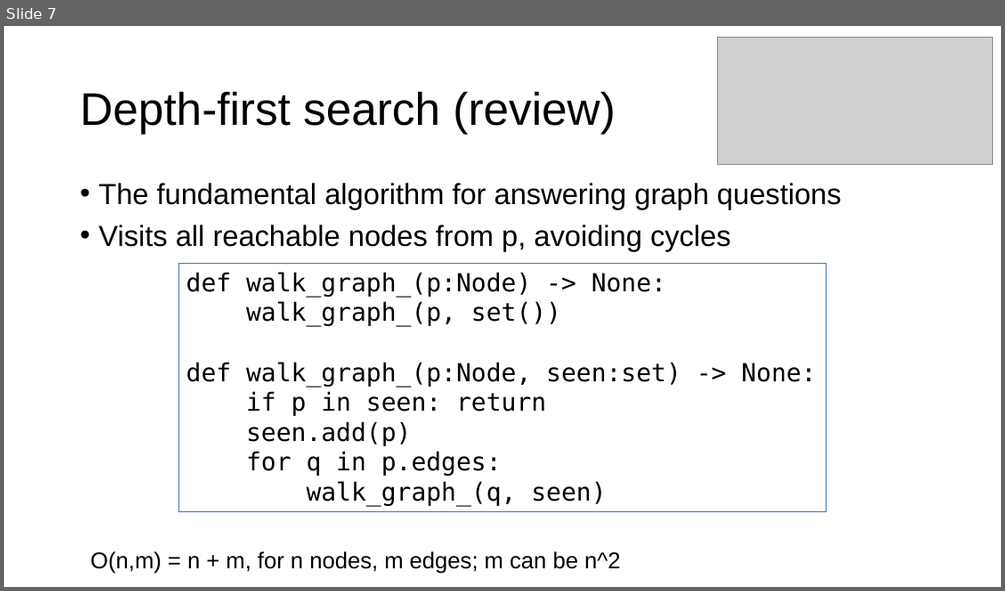
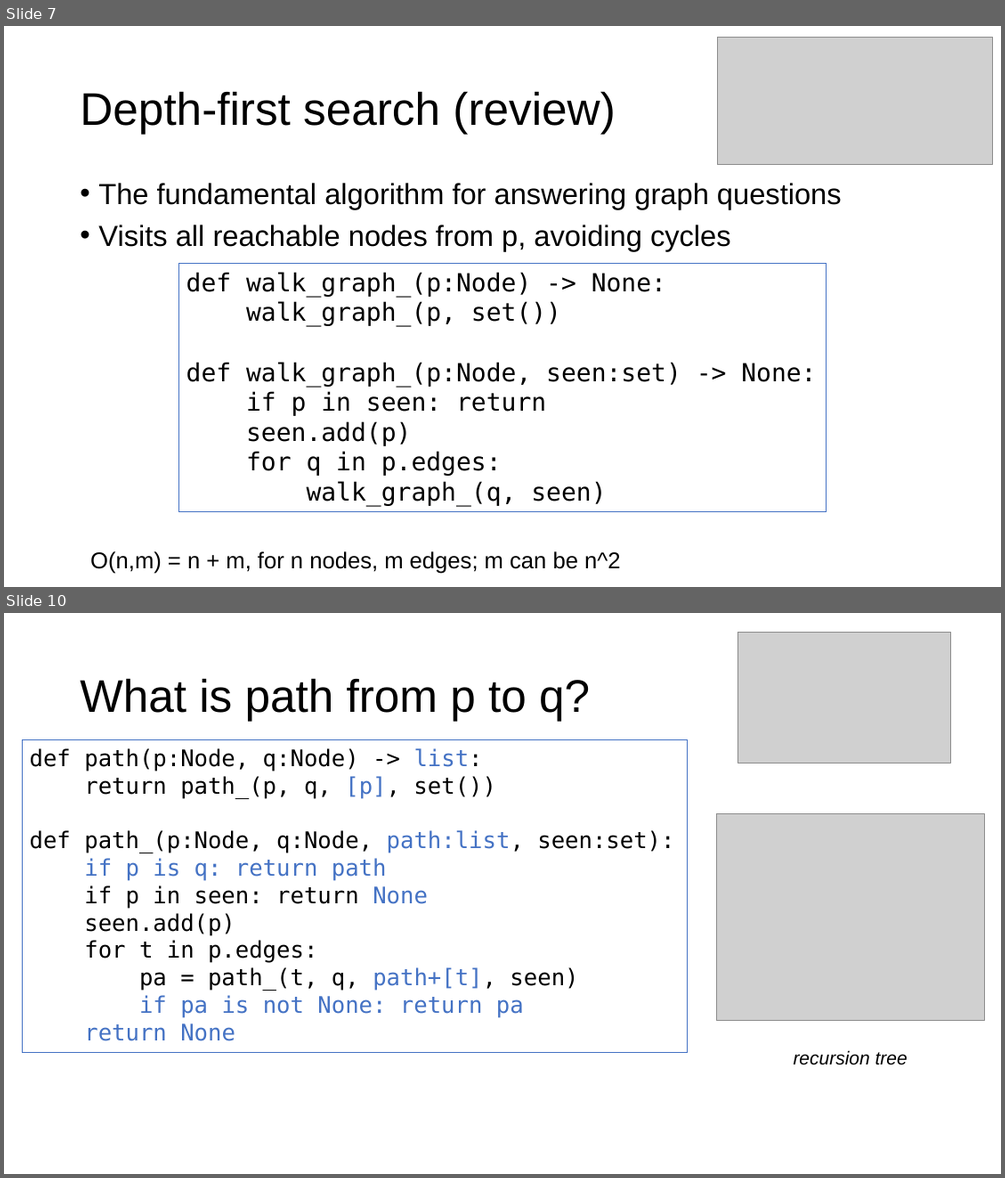
Before and after one commit to parrt/msds689, a slide deck: notes/graphs.pptx. Shown one above the other, each under a label of ours: slide 7 before the commit, slides 7 and 10 after it; the slides between them are not shown. The pictures are 1005x591 and 1005x1178 pixels, drawn with LibreOffice and Linux fonts; fonts in the diff are those of the drawing; grey boxes stand for pictures; background and template pictures are left out. Boxes give left, top, right and bottom in pixels: in the first picture for what was removed or moved away, otherwise in the second. Text is boxed around its words. In the diff, an @@ line names an element or a change of style, - is before the commit and + after.

```diff
--- a/notes/graphs.pptx
+++ b/notes/graphs.pptx
@@ slide 10 added at bbox=[4, 613, 1001, 1174], background #FFFFFF @@
@@ picture added at bbox=[737, 632, 951, 763] @@
@@ title added at bbox=[80, 678, 590, 721], 44 pt, text #000000 @@
+What is path from p to q?
@@ rectangle added at bbox=[22, 740, 687, 1052], outline #4472C4 0.75 pt, 22 pt, text #000000 @@
+def path(p:Node, q:Node) -> list:
+return path_(p, q, [p], set())
+def path_(p:Node, q:Node, path:list, seen:set):
+if p is q: return path
+if p in seen: return None
+seen.add(p)
+for t in p.edges:
+pa = path_(t, q, path+[t], seen)
+if pa is not None: return pa
+return None
@@ picture added at bbox=[717, 814, 984, 1020] @@
@@ text added at bbox=[793, 1050, 907, 1065], 18 pt, text #000000, italic @@
+recursion tree
```
Also in this commit, not shown: 3 slides changed, 4 other files.
